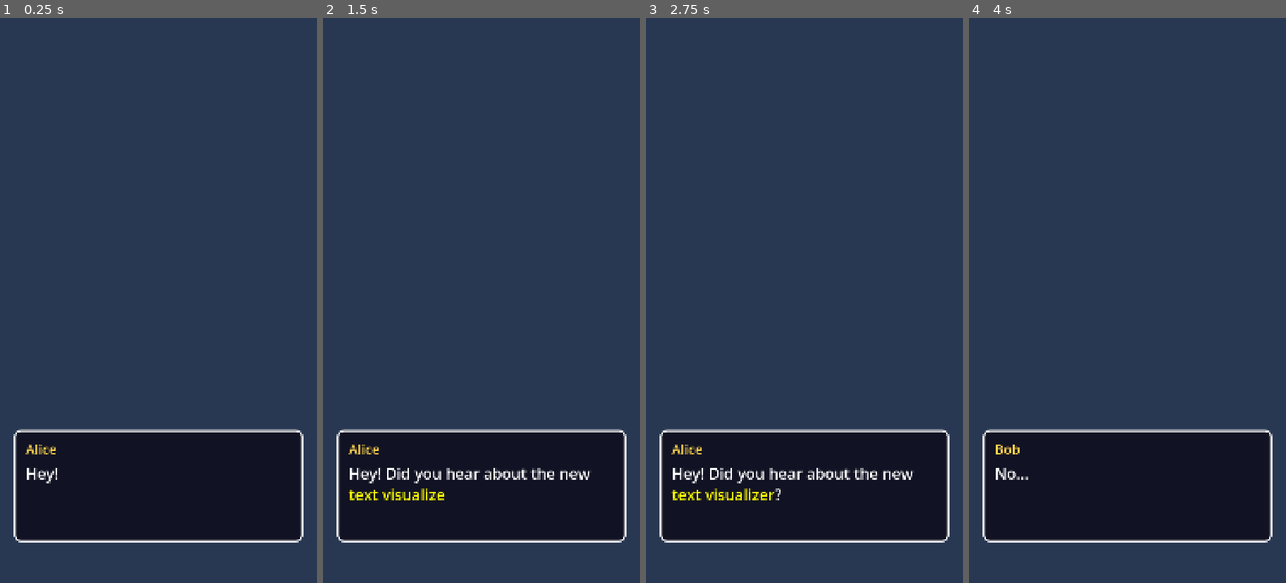
Above: before the commit, frames 1-4 (left to right).
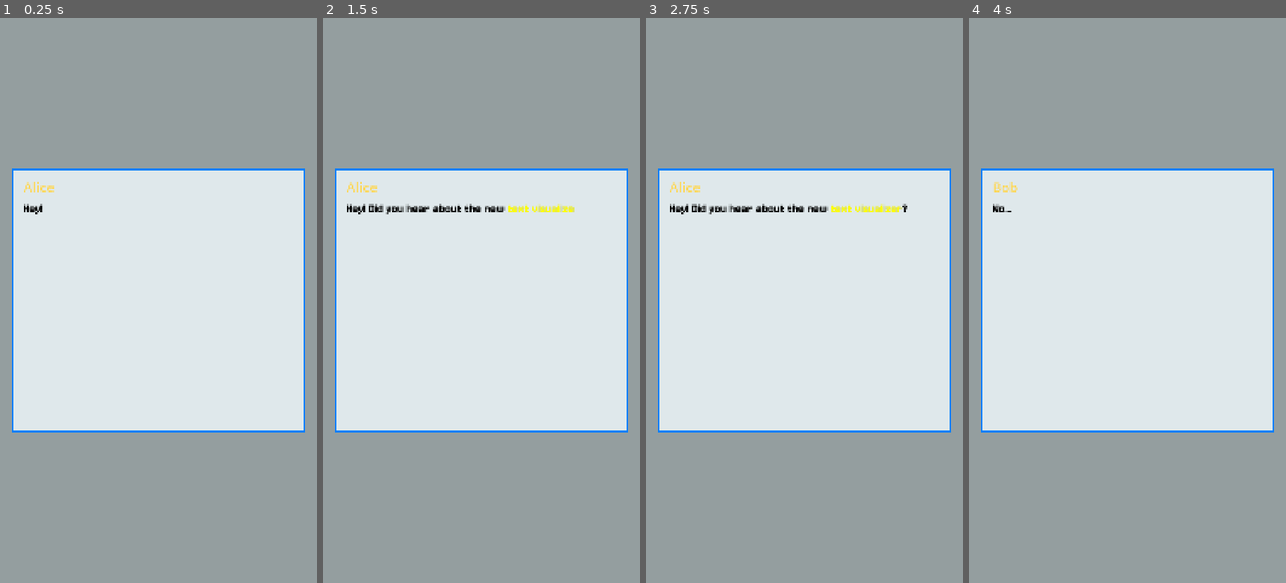
Above: after the commit, the same moments.

Repository: Masssmo/TxtBox
Game: Godot game, scene res://scenes/main.tscn
Two runs of this game, one before a commit and one after it. Both use one fixed random seed, a clock stepped at 60 frames per second and the inputs below.
Inputs:
- Up to frame 1 (0.25 s): no input
- Up to frame 2 (1.5 s): tap Enter at 1.25 s
- Up to frame 3 (2.75 s): tap Space at 2 s
- Up to frame 4 (4 s): tap Enter at 2.75 s; tap Space at 3.5 s

The runs differ from the first frame. In frame 1, 100% of the frame differs, in the area x 0-100%, y 0-100%; in frame 2, 100%; in frame 3, 100%; in frame 4, 100%.

Commit message:
tweaks and added font

Diff:
--- a/scenes/dialogue_box.tscn
+++ b/scenes/dialogue_box.tscn
@@ -1,50 +1,54 @@
-[gd_scene format=3]
+[gd_scene format=3 uid="uid://bl6o6o0lfu8x0"]
 
-[ext_resource type="Script" path="res://scripts/dialogue_box.gd" id="1_box"]
+[ext_resource type="Script" uid="uid://rsq0jlggovnd" path="res://scripts/dialogue_box.gd" id="1_box"]
+[ext_resource type="FontFile" uid="uid://dfhhcvfbkx2s8" path="res://Jersey10-Regular - Copy.ttf" id="2_fu8b5"]
 
 [sub_resource type="StyleBoxFlat" id="StyleBoxFlat_panel"]
 content_margin_left = 40.0
 content_margin_top = 32.0
 content_margin_right = 40.0
 content_margin_bottom = 32.0
-bg_color = Color(0.06, 0.06, 0.12, 0.92)
+bg_color = Color(0.874, 0.91080004, 0.92, 1)
 border_width_left = 6
 border_width_top = 6
 border_width_right = 6
 border_width_bottom = 6
-border_color = Color(1, 1, 1, 1)
-corner_radius_top_left = 20
-corner_radius_top_right = 20
-corner_radius_bottom_right = 20
-corner_radius_bottom_left = 20
+border_color = Color(0, 0.49446148, 0.99134964, 1)
+corner_radius_top_left = 5
+corner_radius_top_right = 5
+corner_radius_bottom_right = 5
+corner_radius_bottom_left = 5
 
-[node name="DialogueBox" type="PanelContainer"]
+[node name="DialogueBox" type="PanelContainer" unique_id=1936260126]
 custom_minimum_size = Vector2(0, 380)
 theme_override_styles/panel = SubResource("StyleBoxFlat_panel")
 script = ExtResource("1_box")
 
-[node name="VBox" type="VBoxContainer" parent="."]
+[node name="VBox" type="VBoxContainer" parent="." unique_id=1965810502]
 layout_mode = 2
 theme_override_constants/separation = 16
 
-[node name="NameLabel" type="Label" parent="VBox"]
+[node name="NameLabel" type="Label" parent="VBox" unique_id=1039534342]
 unique_name_in_owner = true
 layout_mode = 2
 theme_override_colors/font_color = Color(1, 0.84, 0.3, 1)
 theme_override_font_sizes/font_size = 46
 text = "Speaker"
 
-[node name="TextLabel" type="RichTextLabel" parent="VBox"]
+[node name="TextLabel" type="RichTextLabel" parent="VBox" unique_id=352415791]
 unique_name_in_owner = true
 layout_mode = 2
 size_flags_vertical = 3
-theme_override_font_sizes/normal_font_size = 52
-theme_override_font_sizes/bold_font_size = 52
+theme_override_colors/default_color = Color(0, 0, 0, 1)
+theme_override_colors/font_shadow_color = Color(0.101960786, 0.101960786, 0.101960786, 0.101960786)
+theme_override_fonts/normal_font = ExtResource("2_fu8b5")
+theme_override_font_sizes/normal_font_size = 48
+theme_override_font_sizes/bold_font_size = 48
 theme_override_font_sizes/italics_font_size = 52
 bbcode_enabled = true
-text = "Dialogue text goes here."
+text = "Dialogue text goes here. 1233495809"
 scroll_active = false
 visible_characters_behavior = 1
 
-[node name="Blip" type="AudioStreamPlayer" parent="."]
+[node name="Blip" type="AudioStreamPlayer" parent="." unique_id=1165041594]
 unique_name_in_owner = true
--- a/scenes/main.tscn
+++ b/scenes/main.tscn
@@ -1,9 +1,9 @@
-[gd_scene format=3]
+[gd_scene format=3 uid="uid://b5wi4hutthw0r"]
 
-[ext_resource type="Script" path="res://scripts/main.gd" id="1_main"]
-[ext_resource type="PackedScene" path="res://scenes/dialogue_box.tscn" id="2_box"]
+[ext_resource type="Script" uid="uid://dy1x5k557yqm8" path="res://scripts/main.gd" id="1_main"]
+[ext_resource type="PackedScene" uid="uid://bl6o6o0lfu8x0" path="res://scenes/dialogue_box.tscn" id="2_box"]
 
-[node name="Main" type="Control"]
+[node name="Main" type="Control" unique_id=1316170176]
 layout_mode = 3
 anchors_preset = 15
 anchor_right = 1.0
@@ -12,25 +12,25 @@
 grow_vertical = 2
 script = ExtResource("1_main")
 
-[node name="Background" type="ColorRect" parent="."]
+[node name="Background" type="ColorRect" parent="." unique_id=1767057290]
 layout_mode = 1
 anchors_preset = 15
 anchor_right = 1.0
 anchor_bottom = 1.0
 grow_horizontal = 2
 grow_vertical = 2
-color = Color(0.16, 0.22, 0.32, 1)
+color = Color(0.5796477, 0.617595, 0.6234331, 1)
 
-[node name="DialogueBox" parent="." instance=ExtResource("2_box")]
+[node name="DialogueBox" parent="." unique_id=359761642 instance=ExtResource("2_box")]
 unique_name_in_owner = true
 layout_mode = 1
 anchors_preset = 12
 anchor_top = 1.0
 anchor_right = 1.0
 anchor_bottom = 1.0
-offset_left = 48.0
-offset_top = -520.0
-offset_right = -48.0
-offset_bottom = -140.0
+offset_left = 40.0
+offset_top = -1410.0
+offset_right = -40.0
+offset_bottom = -510.0
 grow_horizontal = 2
 grow_vertical = 0
Binary file added: Jersey10-Regular - Copy.ttf
Not shown, added: Jersey10-Regular - Copy.ttf.import
